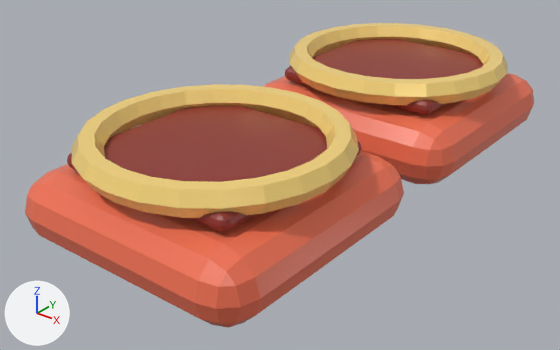
The FBX model Art/PR3D/Exports/Containers/PR3D_Container_1x2.fbx as it was, and as the next commit left it.
Before and after are seen from a 50 mm lens placed at (1.431, -1.496, 1.186), pointed at (-0.06, 0.368, 0.031). Arrows for +X, +Y and +Z are at lower left; the lights stay in place. The first picture is the older version. Where no turn or scale is listed for an object, it has been applied to the vertices.

The first picture shows 'Visual_1x2_Base_00', 'Visual_1x2_Base_01', 'Visual_1x2_Inset_00', 'Visual_1x2_Inset_01', 'Visual_1x2_Rim_00', 'Visual_1x2_Rim_01'.
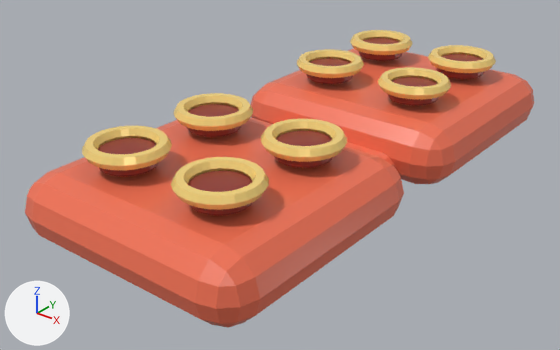
Pixel boxes (x1, y1, x2, y2) of what changed, in the pictures (560 x 350 px):
'Visual_1x2_Rim_00', deleted (yellow): before (71, 84, 359, 218)
'Visual_1x2_Inset_00', deleted (red): before (67, 105, 362, 232)
'Visual_1x2_Rim_01', deleted (yellow): before (289, 23, 508, 105)
'Visual_1x2_Inset_01', deleted (red): before (285, 39, 483, 115)
'Visual_1x2_ToppingRim_00_02', added (yellow): after (171, 157, 269, 210)
'Visual_1x2_ToppingRim_00_00', added (yellow): after (82, 126, 172, 170)
'Visual_1x2_ToppingRim_00_03', added (yellow): after (261, 119, 347, 162)
'Visual_1x2_ToppingRim_00_01', added (yellow): after (174, 93, 253, 131)
'Visual_1x2_ToppingRim_01_02', added (yellow): after (378, 67, 451, 100)
'Visual_1x2_ToppingRim_01_00', added (yellow): after (297, 49, 364, 78)
'Visual_1x2_Topping_00_02', added (red): after (188, 171, 253, 215)
'Visual_1x2_ToppingRim_01_03', added (yellow): after (428, 45, 496, 73)
'Visual_1x2_ToppingRim_01_01', added (yellow): after (350, 30, 413, 55)
'Visual_1x2_Topping_00_00', added (red): after (98, 138, 159, 176)
'Visual_1x2_Topping_00_03', added (red): after (274, 131, 333, 168)
'Visual_1x2_Topping_00_01', added (red): after (187, 104, 242, 137)
'Visual_1x2_Topping_01_02', added (red): after (388, 77, 439, 106)
'Visual_1x2_Topping_01_00', added (red): after (306, 58, 353, 84)
'Visual_1x2_Topping_01_03', added (red): after (437, 54, 484, 79)
'Visual_1x2_Topping_01_01', added: after (359, 38, 402, 61)
'Visual_1x2_Bridge_00', added: after (345, 142, 397, 170)

What changed in the scene script:
```text
Remove ob_visual_1x2_rim_01:
    ob_visual_1x2_rim_01 = bpy.data.objects.new('Visual_1x2_Rim_01', me_torus_002)
Remove ob_visual_1x2_inset_00:
    ob_visual_1x2_inset_00 = bpy.data.objects.new('Visual_1x2_Inset_00', me_cube_003)
Remove ob_visual_1x2_inset_01:
    ob_visual_1x2_inset_01 = bpy.data.objects.new('Visual_1x2_Inset_01', me_cube_005)
Remove ob_visual_1x2_rim_00:
    ob_visual_1x2_rim_00 = bpy.data.objects.new('Visual_1x2_Rim_00', me_torus_001)
Add ob_visual_1x2_topping_00_00:
    ob_visual_1x2_topping_00_00 = bpy.data.objects.new('Visual_1x2_Topping_00_00', me_cylinder_044)  # 120 vertices, 102 faces; spans x -0.09..0.09, y -0.09..0.09, z -0.025..0.025; in mat_pr3d_mat_container_interior (red #90352c)
    ob_visual_1x2_topping_00_00.location = (-0.18, -0.18, 0.26)
Add ob_visual_1x2_topping_01_01:
    ob_visual_1x2_topping_01_01 = bpy.data.objects.new('Visual_1x2_Topping_01_01', me_cylinder_044.copy())
    ob_visual_1x2_topping_01_01.location = (-0.18, 1.18, 0.26)
Add ob_visual_1x2_toppingrim_00_00:
    ob_visual_1x2_toppingrim_00_00 = bpy.data.objects.new('Visual_1x2_ToppingRim_00_00', me_torus_054)  # a torus around z (ring radius 0.105, tube radius 0.022) spanning x -0.127..0.127, y -0.127..0.127, z -0.019..0.019; in mat_pr3d_mat_container_rim (yellow #ffdd81)
    ob_visual_1x2_toppingrim_00_00.location = (-0.18, -0.18, 0.29)
Add ob_visual_1x2_topping_00_01:
    ob_visual_1x2_topping_00_01 = bpy.data.objects.new('Visual_1x2_Topping_00_01', me_cylinder_044.copy())
    ob_visual_1x2_topping_00_01.location = (-0.18, 0.18, 0.26)
Add ob_visual_1x2_topping_01_03:
    ob_visual_1x2_topping_01_03 = bpy.data.objects.new('Visual_1x2_Topping_01_03', me_cylinder_044.copy())
    ob_visual_1x2_topping_01_03.location = (0.18, 1.18, 0.26)
Add ob_visual_1x2_toppingrim_01_00:
    ob_visual_1x2_toppingrim_01_00 = bpy.data.objects.new('Visual_1x2_ToppingRim_01_00', me_torus_054.copy())
    ob_visual_1x2_toppingrim_01_00.location = (-0.18, 0.82, 0.29)
Add ob_visual_1x2_topping_01_00:
    ob_visual_1x2_topping_01_00 = bpy.data.objects.new('Visual_1x2_Topping_01_00', me_cylinder_044.copy())
    ob_visual_1x2_topping_01_00.location = (-0.18, 0.82, 0.26)
Add ob_visual_1x2_topping_01_02:
    ob_visual_1x2_topping_01_02 = bpy.data.objects.new('Visual_1x2_Topping_01_02', me_cylinder_044.copy())
    ob_visual_1x2_topping_01_02.location = (0.18, 0.82, 0.26)
Add ob_visual_1x2_toppingrim_01_03:
    ob_visual_1x2_toppingrim_01_03 = bpy.data.objects.new('Visual_1x2_ToppingRim_01_03', me_torus_054.copy())
    ob_visual_1x2_toppingrim_01_03.location = (0.18, 1.18, 0.29)
Add ob_visual_1x2_topping_00_02:
    ob_visual_1x2_topping_00_02 = bpy.data.objects.new('Visual_1x2_Topping_00_02', me_cylinder_044.copy())
    ob_visual_1x2_topping_00_02.location = (0.18, -0.18, 0.26)
Add ob_visual_1x2_toppingrim_01_01:
    ob_visual_1x2_toppingrim_01_01 = bpy.data.objects.new('Visual_1x2_ToppingRim_01_01', me_torus_054.copy())
    ob_visual_1x2_toppingrim_01_01.location = (-0.18, 1.18, 0.29)
Add ob_visual_1x2_toppingrim_00_03:
    ob_visual_1x2_toppingrim_00_03 = bpy.data.objects.new('Visual_1x2_ToppingRim_00_03', me_torus_054.copy())
    ob_visual_1x2_toppingrim_00_03.location = (0.18, 0.18, 0.29)
Add ob_visual_1x2_toppingrim_01_02:
    ob_visual_1x2_toppingrim_01_02 = bpy.data.objects.new('Visual_1x2_ToppingRim_01_02', me_torus_054.copy())
    ob_visual_1x2_toppingrim_01_02.location = (0.18, 0.82, 0.29)
Add ob_visual_1x2_topping_00_03:
    ob_visual_1x2_topping_00_03 = bpy.data.objects.new('Visual_1x2_Topping_00_03', me_cylinder_044.copy())
    ob_visual_1x2_topping_00_03.location = (0.18, 0.18, 0.26)
Add ob_visual_1x2_toppingrim_00_01:
    ob_visual_1x2_toppingrim_00_01 = bpy.data.objects.new('Visual_1x2_ToppingRim_00_01', me_torus_054.copy())
    ob_visual_1x2_toppingrim_00_01.location = (-0.18, 0.18, 0.29)
Add ob_visual_1x2_toppingrim_00_02:
    ob_visual_1x2_toppingrim_00_02 = bpy.data.objects.new('Visual_1x2_ToppingRim_00_02', me_torus_054.copy())
    ob_visual_1x2_toppingrim_00_02.location = (0.18, -0.18, 0.29)
Add ob_visual_1x2_bridge_00:
    ob_visual_1x2_bridge_00 = bpy.data.objects.new('Visual_1x2_Bridge_00', me_cube_047)  # 96 vertices, 98 faces; spans x -0.27..0.27, y -0.17..0.17, z -0.06..0.06; in mat_pr3d_mat_container_body_default (red #f27355)
    ob_visual_1x2_bridge_00.location = (0.0, 0.5, 0.06)
```
